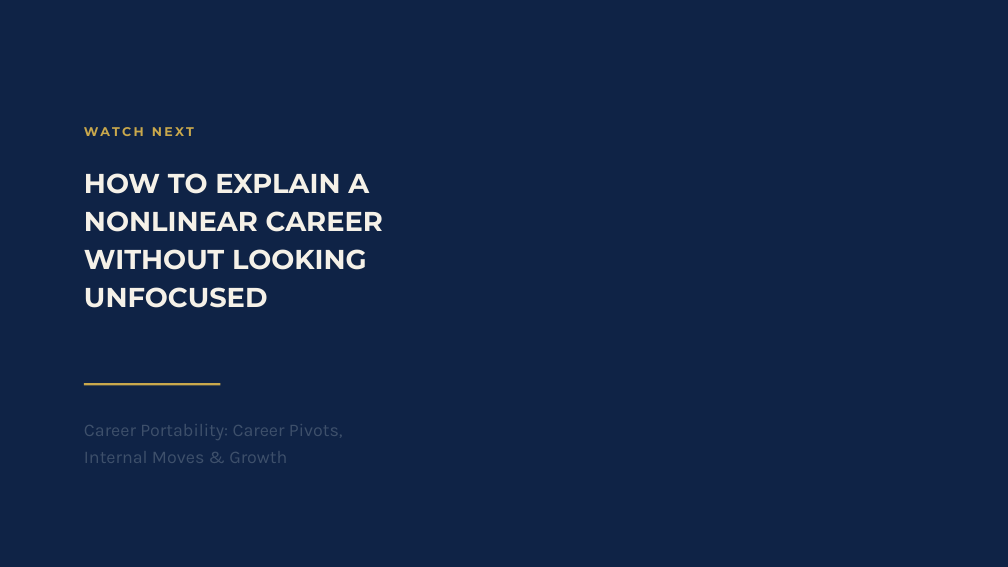
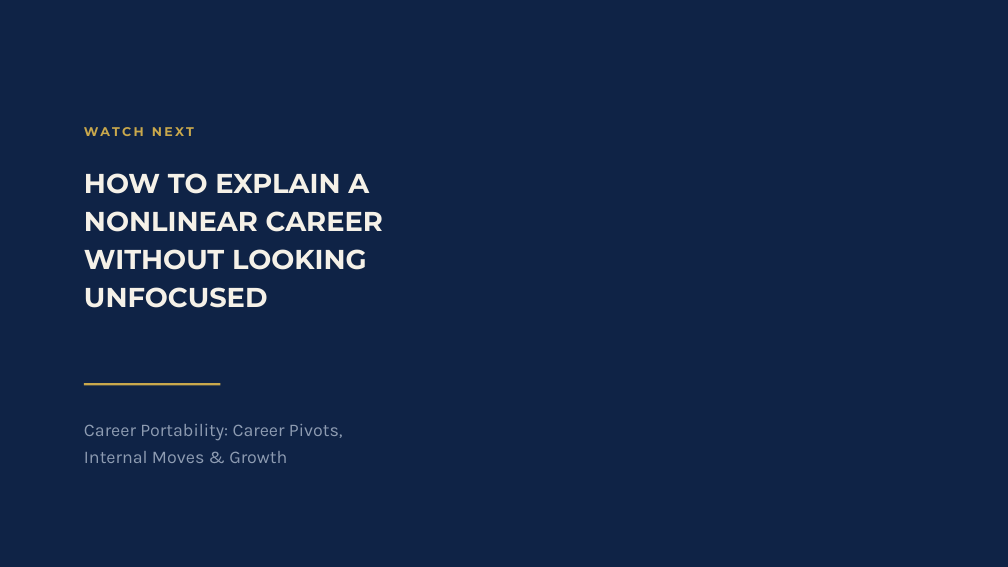
Before and after one commit to temidanielle/temidayoafonja-site, a slide deck: slide 24 of deliverables/video-7-slides/out/Video_7_Reveal_Builds.pptx. Drawn at 1008x567 pixels with LibreOffice and Linux fonts; fonts in the diff are those of the drawing. Boxes give left, top, right and bottom in pixels: in the first picture for what was removed or moved away, otherwise in the second. Text is boxed around its words. In the diff, an @@ line names an element or a change of style, - is before the commit and + after.

```diff
--- a/deliverables/video-7-slides/out/Video_7_Reveal_Builds.pptx
+++ b/deliverables/video-7-slides/out/Video_7_Reveal_Builds.pptx
@@ text "Career Portability: Career Pivots, Internal ..." at [84,424,343,463]: text colour #3E506B to #8E9CB2 @@
```
Also in this commit, not shown: 2 other slides changed, 19 other files.
